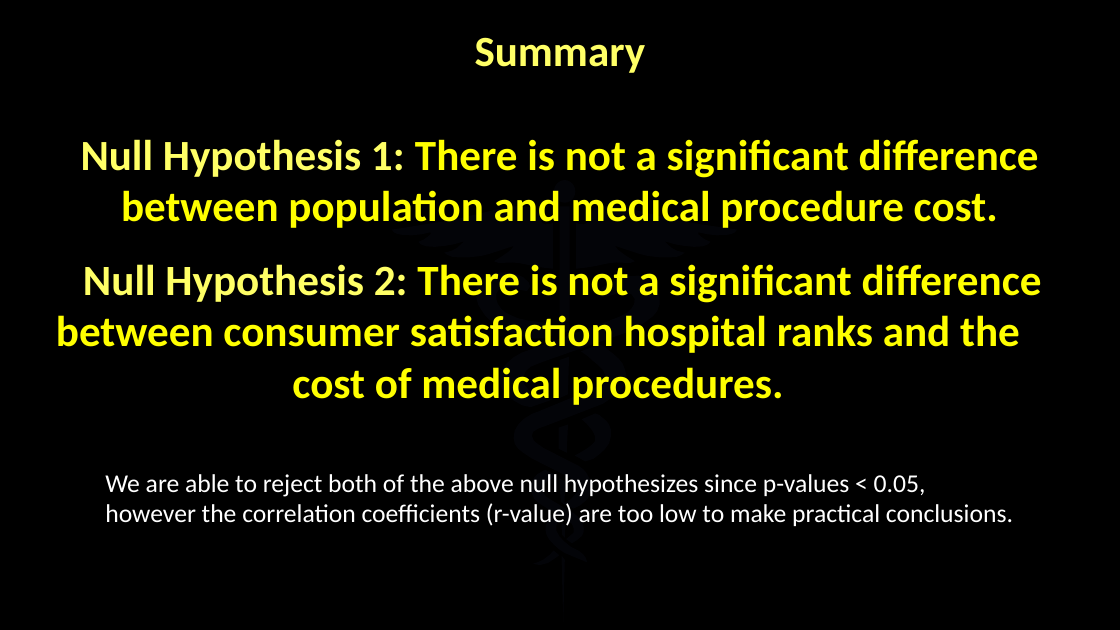
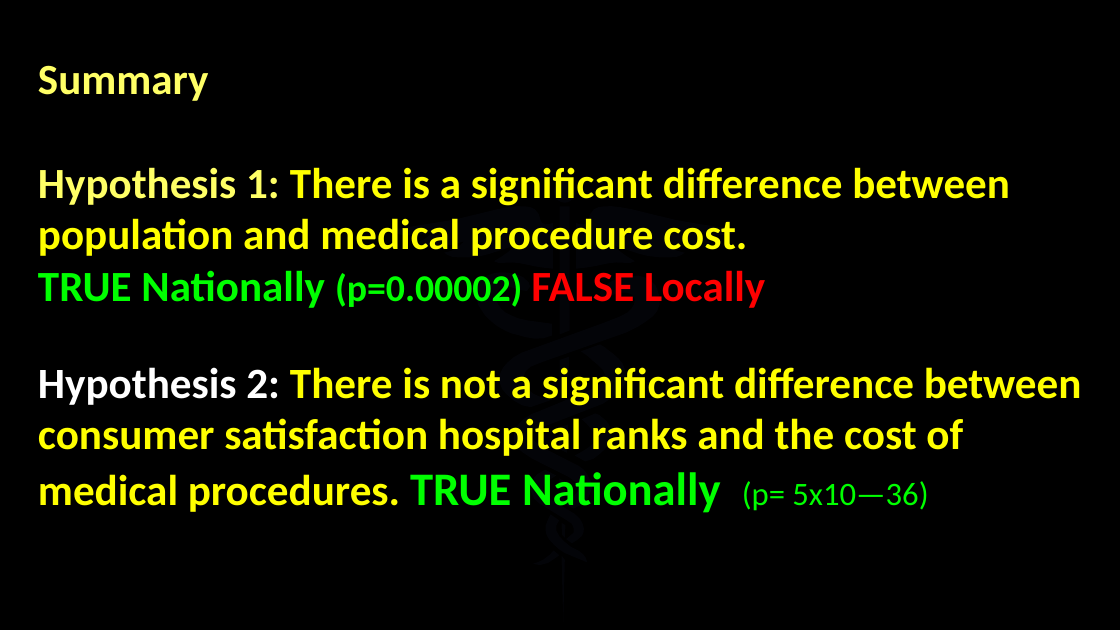
Before and after one commit to BrandinO771/viper_proj_1, a slide deck: slide 21 of _PRESENTATION/healthcare_cost_consitency5.pptx. Drawn at 1120x630 pixels with LibreOffice and Linux fonts; fonts in the diff are those of the drawing; background and template pictures are left out. Boxes give left, top, right and bottom in pixels: in the first picture for what was removed or moved away, otherwise in the second. Text is boxed around its words. In the diff, an @@ line names an element or a change of style, - is before the commit and + after.

```diff
--- a/_PRESENTATION/healthcare_cost_consitency5.pptx
+++ b/_PRESENTATION/healthcare_cost_consitency5.pptx
@@ title at (x1=38, y1=167, x2=1010, y2=308): text changed @@
-Summary
-Null Hypothesis 1: There is not a significant difference between population and medical procedure cost.
+Summary
+Hypothesis 1: There is a significant difference between population and medical procedure cost.
+TRUE Nationally (p=0.00002) FALSE Locally
@@ text at (x1=38, y1=367, x2=1082, y2=513): text changed @@
-Null Hypothesis 2: There is not a significant difference between consumer satisfaction hospital ranks and the cost of medical procedures.
+Hypothesis 2: There is not a significant difference between consumer satisfaction hospital ranks and the cost of medical procedures. TRUE Nationally (p= 5x10—36)
@@ text removed at (x1=105, y1=474, x2=1013, y2=526) @@
-We are able to reject both of the above null hypothesizes since p-values < 0.05, however the correlation coefficients (r-value) are too low to make practical conclusions.
```
Also in this commit, not shown: 4 other slides changed, 3 slides added, 5 slides removed, 31 other files.
